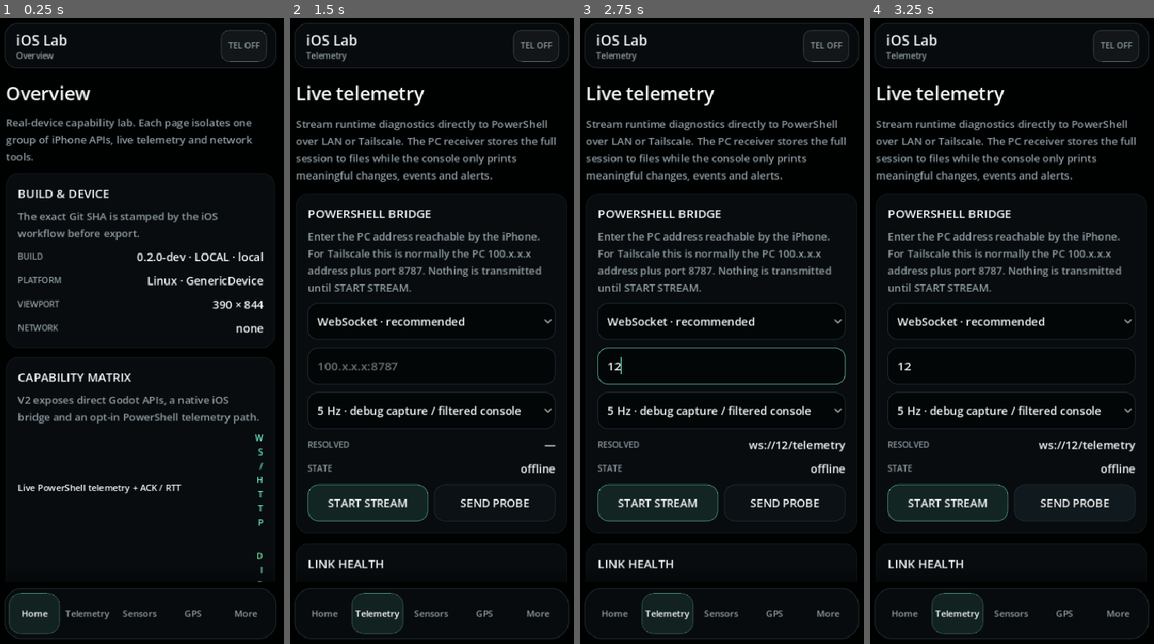
Above: before the commit, frames 1-4 (left to right).
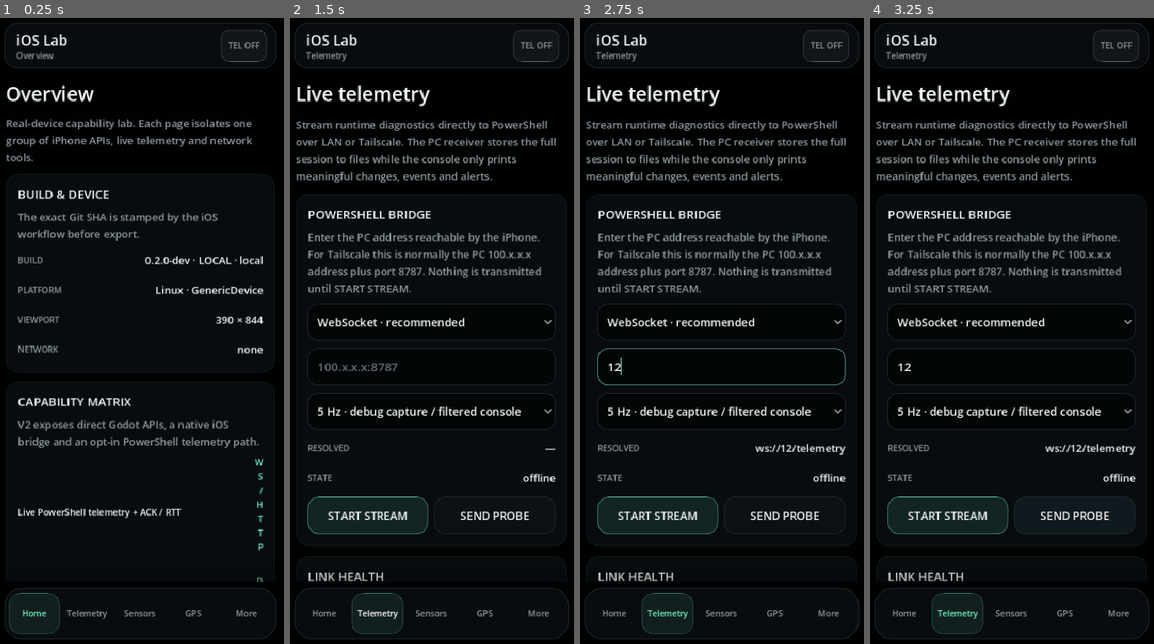
Above: after the commit, the same moments.

Repository: Rzbck/ios-godot-lab
Game: Godot game, scene res://scenes/main.tscn
Same seed, same stepped clock (60 frames per second), same inputs: the game is played once before the commit and once after it.
Inputs (mouse positions are in pixels of both pictures, inside the frame that each line leads up to):
- Up to frame 1 (0.25 s): no input
- Up to frame 2 (1.5 s): click "Home" at 0.5 s; click "Telemetry" at 1.25 s
- Up to frame 3 (2.75 s): click (722, 368) at 2.02 s; type "12" at 2.1 s
- Up to frame 4 (3.25 s): click "SEND PROBE" at 2.75 s

The runs differ from the first frame. In frame 1, 8.1% of the frame differs, in the area x 2-97%, y 10-99%; in frame 2, 9.7%; in frame 3, 10%, in the area x 2-98%, y 10-99%; in frame 4, 10%.

Commit message:
fix(ui): stabilize live values and simplify iPhone controls

Diff:
--- a/scripts/ui.gd
+++ b/scripts/ui.gd
@@ -1,12 +1,13 @@
 extends RefCounted
 
-# iOS Lab visual system.
-# The app uses a 390x844 logical iPhone viewport, so these values are treated
-# like point-sized UI measurements rather than desktop pixels.
+# iOS Lab visual system. The app uses a 390x844 logical iPhone canvas.
+# Live values must never change the vertical geometry of a page: dynamic labels
+# are single-line, clipped and ellipsized so sensor/network updates cannot make
+# cards jump between one and two lines.
 const BG := Color("000202")
 const SURFACE := Color("080c0f")
 const SURFACE_ALT := Color("05080a")
-const GLASS := Color(0.035, 0.050, 0.058, 0.90)
+const GLASS := Color(0.035, 0.050, 0.058, 0.92)
 const BORDER := Color("1d2a30")
 const BORDER_SOFT := Color("11191d")
 const TEXT := Color("f4f7f8")
@@ -37,6 +38,9 @@
 static func single_line_label(text_value: String, size: int = BODY_SIZE, color: Color = TEXT) -> Label:
 	var node := label(text_value, size, color)
 	node.autowrap_mode = TextServer.AUTOWRAP_OFF
+	node.clip_text = true
+	node.max_lines_visible = 1
+	node.text_overrun_behavior = TextServer.OVERRUN_TRIM_ELLIPSIS
 	return node
 
 
@@ -68,6 +72,12 @@
 	return panel
 
 
+static func status_pill(text_value: String, color: Color = GOOD) -> PanelContainer:
+	var panel := badge(text_value, color)
+	panel.custom_minimum_size = Vector2(0, 32)
+	return panel
+
+
 static func set_badge(panel: PanelContainer, text_value: String, color: Color) -> void:
 	if panel == null:
 		return
@@ -97,11 +107,11 @@
 	panel.mouse_filter = Control.MOUSE_FILTER_IGNORE
 	var style := StyleBoxFlat.new()
 	style.bg_color = GLASS
-	style.border_color = Color("1d2a30")
+	style.border_color = BORDER
 	style.set_border_width_all(1)
 	style.set_corner_radius_all(radius)
-	style.shadow_color = Color(0, 0, 0, 0.18)
-	style.shadow_size = 3
+	style.shadow_color = Color(0, 0, 0, 0.16)
+	style.shadow_size = 2
 	panel.add_theme_stylebox_override("panel", style)
 	return panel
 
@@ -112,23 +122,23 @@
 	node.toggle_mode = true
 	node.custom_minimum_size = Vector2(0, 56)
 	node.size_flags_horizontal = Control.SIZE_EXPAND_FILL
-	node.add_theme_font_size_override("font_size", 12)
+	node.add_theme_font_size_override("font_size", 11)
 	node.add_theme_color_override("font_color", MUTED)
-	node.add_theme_color_override("font_pressed_color", TEXT)
+	node.add_theme_color_override("font_pressed_color", ACCENT)
 	node.focus_mode = Control.FOCUS_NONE
-	node.mouse_filter = Control.MOUSE_FILTER_PASS
+	node.mouse_filter = Control.MOUSE_FILTER_STOP
 
 	var normal := StyleBoxFlat.new()
 	normal.bg_color = Color(0, 0, 0, 0)
 	normal.border_color = Color(0, 0, 0, 0)
 	normal.set_border_width_all(0)
-	normal.set_corner_radius_all(16)
+	normal.set_corner_radius_all(15)
 	node.add_theme_stylebox_override("normal", normal)
 	node.add_theme_stylebox_override("hover", normal)
 
 	var pressed := normal.duplicate() as StyleBoxFlat
-	pressed.bg_color = Color(ACCENT, 0.10)
-	pressed.border_color = Color(ACCENT, 0.24)
+	pressed.bg_color = Color(ACCENT, 0.09)
+	pressed.border_color = Color(ACCENT, 0.20)
 	pressed.set_border_width_all(1)
 	node.add_theme_stylebox_override("pressed", pressed)
 	node.add_theme_stylebox_override("hover_pressed", pressed)
@@ -143,9 +153,9 @@
 	node.size_flags_horizontal = Control.SIZE_EXPAND_FILL
 	node.add_theme_font_size_override("font_size", 15)
 	node.add_theme_color_override("font_color", MUTED)
-	node.add_theme_color_override("font_pressed_color", TEXT)
+	node.add_theme_color_override("font_pressed_color", ACCENT)
 	node.focus_mode = Control.FOCUS_NONE
-	node.mouse_filter = Control.MOUSE_FILTER_PASS
+	node.mouse_filter = Control.MOUSE_FILTER_STOP
 
 	var normal := StyleBoxFlat.new()
 	normal.bg_color = Color(0, 0, 0, 0)
@@ -158,15 +168,14 @@
 	node.add_theme_stylebox_override("hover", normal)
 
 	var pressed := normal.duplicate() as StyleBoxFlat
-	pressed.bg_color = Color(ACCENT, 0.10)
-	pressed.border_color = Color(ACCENT, 0.22)
+	pressed.bg_color = Color(ACCENT, 0.09)
+	pressed.border_color = Color(ACCENT, 0.20)
 	pressed.set_border_width_all(1)
 	node.add_theme_stylebox_override("pressed", pressed)
 	node.add_theme_stylebox_override("hover_pressed", pressed)
 	return node
 
 
-# Compatibility helper for older page code.
 static func nav_button(text_value: String) -> Button:
 	return side_nav_button(text_value)
 
@@ -179,7 +188,6 @@
 static func make_card(parent: Container, title_text: String, description: String = "") -> VBoxContainer:
 	var panel := PanelContainer.new()
 	panel.size_flags_horizontal = Control.SIZE_EXPAND_FILL
-	# Content surfaces never swallow the parent vertical scroll gesture.
 	panel.mouse_filter = Control.MOUSE_FILTER_IGNORE
 
 	var style := StyleBoxFlat.new()
@@ -200,7 +208,7 @@
 	content.mouse_filter = Control.MOUSE_FILTER_IGNORE
 	panel.add_child(content)
 
-	var title := label(title_text, 16, TEXT)
+	var title := single_line_label(title_text, 16, TEXT)
 	content.add_child(title)
 
 	if not description.is_empty():
@@ -212,6 +220,7 @@
 static func value_row(parent: Container, key: String, value: String = "—") -> Label:
 	var row := HBoxContainer.new()
 	row.size_flags_horizontal = Control.SIZE_EXPAND_FILL
+	row.custom_minimum_size.y = 30
 	row.add_theme_constant_override("separation", 10)
 	row.mouse_filter = Control.MOUSE_FILTER_IGNORE
 	parent.add_child(row)
@@ -221,7 +230,7 @@
 	key_label.vertical_alignment = VERTICAL_ALIGNMENT_CENTER
 	row.add_child(key_label)
 
-	var value_label := label(value, 15, TEXT)
+	var value_label := single_line_label(value, 14, TEXT)
 	value_label.size_flags_horizontal = Control.SIZE_EXPAND_FILL
 	value_label.horizontal_alignment = HORIZONTAL_ALIGNMENT_RIGHT
 	value_label.vertical_alignment = VERTICAL_ALIGNMENT_CENTER
@@ -236,12 +245,11 @@
 	node.add_theme_font_size_override("font_size", CONTROL_SIZE)
 	node.add_theme_color_override("font_color", TEXT)
 	node.focus_mode = Control.FOCUS_ALL
-	# PASS lets ScrollContainer keep receiving a drag that begins on a control.
 	node.mouse_filter = Control.MOUSE_FILTER_PASS
 
 	var normal := StyleBoxFlat.new()
 	normal.bg_color = Color("0b1114") if not accent else Color(ACCENT, 0.11)
-	normal.border_color = BORDER if not accent else Color(ACCENT, 0.48)
+	normal.border_color = BORDER if not accent else Color(ACCENT, 0.46)
 	normal.set_border_width_all(1)
 	normal.set_corner_radius_all(14)
 	node.add_theme_stylebox_override("normal", normal)
@@ -319,7 +327,7 @@
 
 
 static func section_title(parent: Container, title_text: String, subtitle: String = "") -> void:
-	var title := label(title_text, 25, TEXT)
+	var title := single_line_label(title_text, 26, TEXT)
 	parent.add_child(title)
 	if not subtitle.is_empty():
 		parent.add_child(label(subtitle, 14, MUTED))
